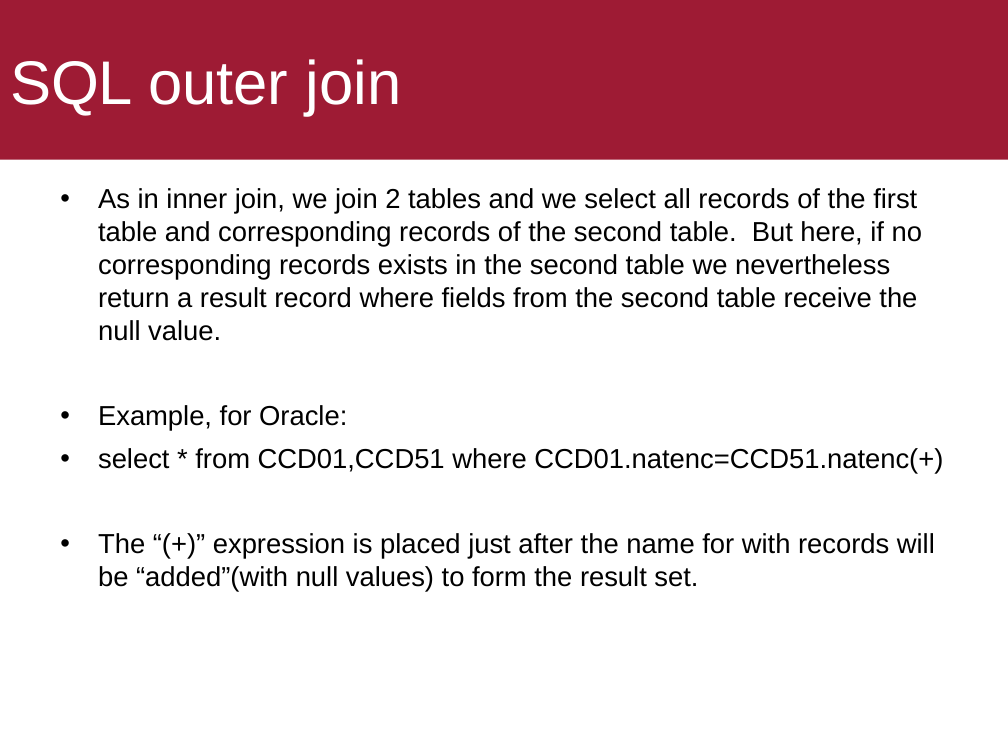
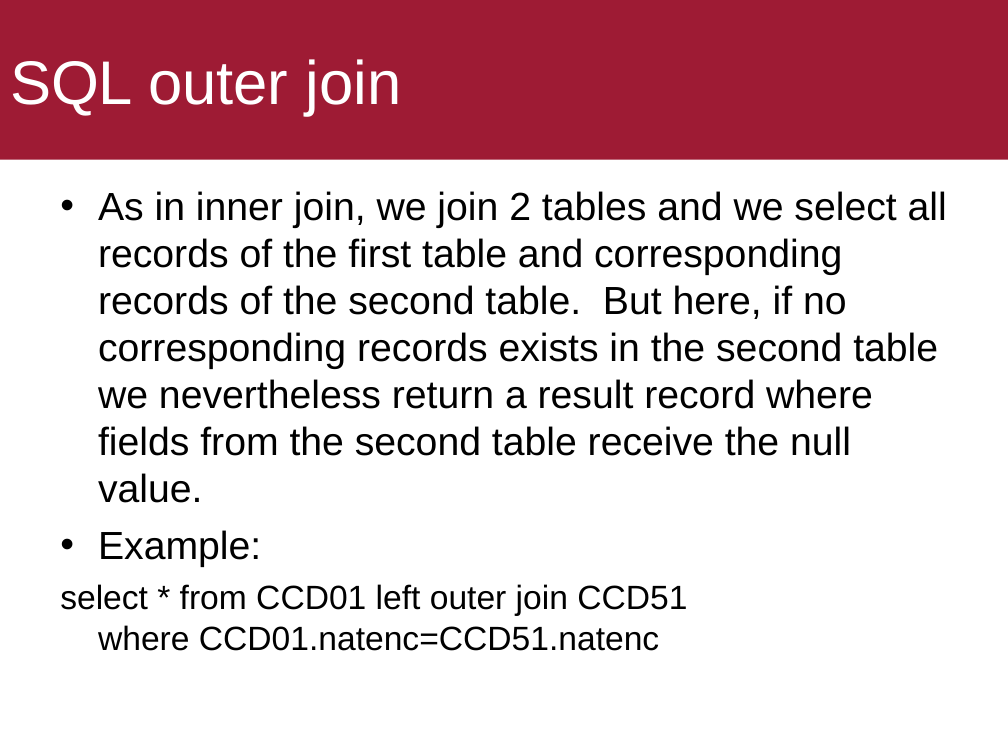
Before and after one commit to ekof-dss/teaching-samples-2021-22, a slide deck: slide 29 of presentations/05-02-sql.ppt (slide 39 before the commit). Drawn at 1008x756 pixels with LibreOffice and Linux fonts; fonts in the diff are those of the drawing. Boxes give left, top, right and bottom in pixels: in the first picture for what was removed or moved away, otherwise in the second. Text is boxed around its words. In the diff, an @@ line names an element or a change of style, - is before the commit and + after.

```diff
--- a/presentations/05-02-sql.ppt
+++ b/presentations/05-02-sql.ppt
@@ text at (98,191,947,503): size 19.6 to 28 pt in "As in inner join, we join 2 ..." @@
@@ text at (60,530,687,651): text changed; size 19.6 to 24 pt @@
-• Example, for Oracle:
-• select * from CCD01,CCD51 where CCD01.natenc=CCD51.natenc(+)
-• The “(+)” expression is placed just after the name for with records will be “added”(with null values) to form the result set.
+• Example:
+select * from CCD01 left outer join CCD51
+where CCD01.natenc=CCD51.natenc
```
Also in this commit, not shown: 50 other slides changed, 1 slide added, 31 slides removed, 4 other files.
